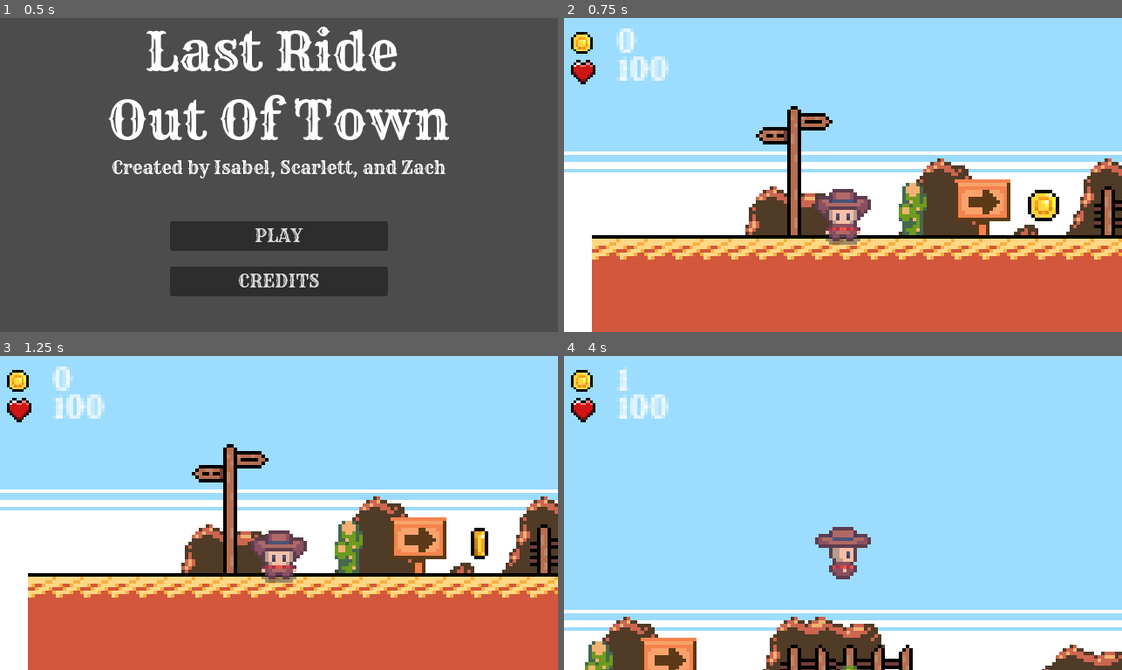
Above: before the commit, frames 1-4 (two rows, left to right).
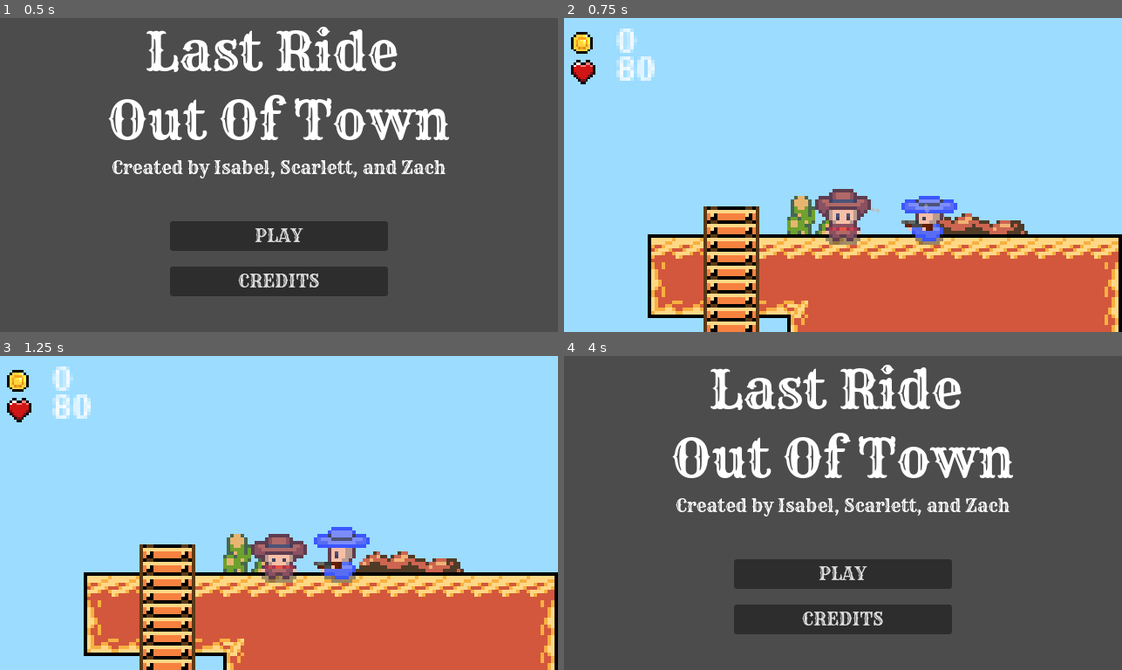
Above: after the commit, the same moments.

Repository: iltusing/hoohacks26
Game: Godot game, scene res://scenes/title.tscn
Same seed, same stepped clock (60 frames per second), same inputs: the game is played once before the commit and once after it. Sound files missing from this copy of the repository are replaced by a short silence.
Inputs:
- Up to frame 1 (0.5 s): no input
- Up to frame 2 (0.75 s): click "PLAY" at 0.5 s
- Up to frame 3 (1.25 s): no input
- Up to frame 4 (4 s): hold D (move_right) 1.28-2.78 s; tap E (interact, bound only after the commit) at 1.35, 2.3, 2.85, 3.6 s; tap W (jump) at 1.52, 2.27, 3.77 s; tap Space (shoot) at 2.1 s; hold A (move_left) 2.78-3.53 s; hold D (move_right) from 3.53 s (still down)

Frame 1 is identical in both runs. In frame 2, 35% of the frame differs, in the area x 0-100%, y 12-100%; in frame 3, 35%; in frame 4, 100%, in the area x 0-100%, y 0-100%.

Commit message:
teleport

Diff:
--- a/wild-west-game/project.godot
+++ b/wild-west-game/project.godot
@@ -54,6 +54,11 @@
 , Object(InputEventKey,"resource_local_to_scene":false,"resource_name":"","device":-1,"window_id":0,"alt_pressed":false …(186 unchanged characters)…
 ]
 }
+interact={
+"deadzone": 0.2,
+"events": [Object(InputEventKey,"resource_local_to_scene":false,"resource_name":"","device":-1,"window_id":0,"alt_pressed":false,"shift_pressed":false,"ctrl_pressed":false,"meta_pressed":false,"pressed":false,"keycode":0,"physical_keycode":69,"key_label":0,"unicode":101,"location":0,"echo":false,"script":null)
+]
+}
 
 [physics]
 
--- /dev/null
+++ b/wild-west-game/scenes/door.tscn
@@ -0,0 +1,11 @@
+[gd_scene format=3 uid="uid://b423y8hdagp21"]
+
+[ext_resource type="Script" uid="uid://cewyvhirnkr4c" path="res://area_2d.gd" id="1_hpvv5"]
+
+[sub_resource type="RectangleShape2D" id="RectangleShape2D_hpvv5"]
+
+[node name="Area2D" type="Area2D" unique_id=1381332138]
+script = ExtResource("1_hpvv5")
+
+[node name="CollisionShape2D" type="CollisionShape2D" parent="." unique_id=71412860]
+shape = SubResource("RectangleShape2D_hpvv5")
--- /dev/null
+++ b/wild-west-game/scenes/exit.gd
@@ -0,0 +1,19 @@
+extends Area2D
+
+@export var target_scene: String = "res://scenes/main.tscn"
+
+var player_in_range = false
+
+func _on_body_entered(body):
+	print("entered:", body.name)
+	if body.is_in_group("player"):
+		print("PLAYER ENTERED")
+		player_in_range = true
+
+func _on_body_exited(body):
+	if body.is_in_group("player"):
+		player_in_range = false
+
+func _process(delta):
+	if player_in_range and Input.is_action_just_pressed("interact"):
+		get_tree().change_scene_to_file(target_scene)
--- a/wild-west-game/scenes/main.tscn
+++ b/wild-west-game/scenes/main.tscn
@@ -14,6 +14,7 @@
 [ext_resource type="Texture2D" uid="uid://6vu80upjw4sy" path="res://assets/heart.png" id="9_choun"]
 [ext_resource type="PackedScene" uid="uid://da48gb4eftwwc" path="res://scenes/coin.tscn" id="11_ya4ey"]
 [ext_resource type="PackedScene" uid="uid://1jg6jc4jkf62" path="res://scenes/enemy.tscn" id="12_eb6dy"]
+[ext_resource type="Script" uid="uid://6ddh60p4rwri" path="res://scenes/saloon_enter.gd" id="15_jkv2x"]
 
 [sub_resource type="TileSetAtlasSource" id="TileSetAtlasSource_jbj1t"]
 texture = ExtResource("1_tbgi4")
@@ -3250,6 +3251,8 @@
 [sub_resource type="RectangleShape2D" id="RectangleShape2D_tipki"]
 size = Vector2(8.111843, 23.573143)
 
+[sub_resource type="RectangleShape2D" id="RectangleShape2D_jkv2x"]
+
 [node name="Test2" type="Node2D" unique_id=1451419808]
 
 [node name="ground" type="TileMapLayer" parent="." unique_id=829599278]
@@ -3277,7 +3280,7 @@
 tile_set = SubResource("TileSet_lpvoh")
 
 [node name="Player" parent="." unique_id=1502754261 groups=["player"] instance=ExtResource("6_tefeu")]
-position = Vector2(0, -6)
+position = Vector2(272, -85)
 collision_layer = 4
 
 [node name="UI" type="MarginContainer" parent="Player" unique_id=179841201]
@@ -3381,4 +3384,14 @@
 [node name="Enemy1" parent="." unique_id=1724629270 instance=ExtResource("12_eb6dy")]
 position = Vector2(303, -80)
 
+[node name="saloonEnter" type="Area2D" parent="." unique_id=699431808]
+position = Vector2(1012, 6)
+collision_mask = 5
+script = ExtResource("15_jkv2x")
+
+[node name="CollisionShape2D" type="CollisionShape2D" parent="saloonEnter" unique_id=863149046]
+shape = SubResource("RectangleShape2D_jkv2x")
+
 [connection signal="body_entered" from="Killzone" to="Enemy1" method="_on_killzone_body_entered"]
+[connection signal="body_entered" from="saloonEnter" to="saloonEnter" method="_on_body_entered"]
+[connection signal="body_exited" from="saloonEnter" to="saloonEnter" method="_on_body_exited"]
--- a/wild-west-game/scenes/saloon.tscn
+++ b/wild-west-game/scenes/saloon.tscn
@@ -6,6 +6,11 @@
 [ext_resource type="Texture2D" uid="uid://bhfq2w3umaww1" path="res://assets/Yeehaw/yeehaw_parallax_layerC_standard.png" id="4_ukq1x"]
 [ext_resource type="Texture2D" uid="uid://cnwehkkqvu1jr" path="res://assets/Yeehaw/yeehaw_parallax_layerB_standard.png" id="5_ov0kk"]
 [ext_resource type="Texture2D" uid="uid://b502txjhxvrwf" path="res://assets/Western-Props-304x256.png" id="6_ic860"]
+[ext_resource type="PackedScene" uid="uid://cf7qgxcbo78ue" path="res://scenes/player.tscn" id="7_picpg"]
+[ext_resource type="Texture2D" uid="uid://xaiy0glusy4q" path="res://assets/coin.png" id="8_3f6uk"]
+[ext_resource type="Script" uid="uid://ys81jlyb4f1x" path="res://scenes/exit.gd" id="8_ukq1x"]
+[ext_resource type="FontFile" uid="uid://b0ttca7j2s5x0" path="res://assets/Fonts/rye.ttf" id="9_2higd"]
+[ext_resource type="Texture2D" uid="uid://6vu80upjw4sy" path="res://assets/heart.png" id="10_to75x"]
 
 [sub_resource type="TileSetAtlasSource" id="TileSetAtlasSource_3f6uk"]
 texture = ExtResource("1_cvmg6")
@@ -3240,9 +3245,73 @@
 sources/4 = SubResource("TileSetAtlasSource_n060j")
 sources/5 = SubResource("TileSetAtlasSource_ebwak")
 
+[sub_resource type="RectangleShape2D" id="RectangleShape2D_ov0kk"]
+
 [node name="saloon" type="Node2D" unique_id=1911099443]
 
 [node name="background" type="TileMapLayer" parent="." unique_id=1054487]
 z_index = -1
 tile_map_data = PackedByteArray("AAD0//r/AQAAAAAAAAD0//v/AQAAAAEAAAD0//z/AQAAAAIAAAD0//3/AQAAAAMAAAD0//7/AQAAAAQAAAD0// …(24880 unchanged characters)…
 tile_set = SubResource("TileSet_j0xe4")
+
+[node name="DoorSpawn" type="Marker2D" parent="." unique_id=1458879856]
+position = Vector2(-83, 5)
+
+[node name="Player" parent="." unique_id=1502754261 groups=["player"] instance=ExtResource("7_picpg")]
+position = Vector2(-84, 9)
+
+[node name="UI" type="MarginContainer" parent="Player" unique_id=716373165]
+anchors_preset = 15
+anchor_right = 1.0
+anchor_bottom = 1.0
+offset_left = -80.0
+offset_top = -55.0
+offset_right = 80.0
+offset_bottom = 35.0
+grow_horizontal = 2
+grow_vertical = 2
+
+[node name="VBoxContainer" type="VBoxContainer" parent="Player/UI" unique_id=43784488]
+layout_mode = 2
+theme_override_constants/separation = -3
+
+[node name="HBoxContainer" type="HBoxContainer" parent="Player/UI/VBoxContainer" unique_id=1925897985]
+layout_mode = 2
+
+[node name="coin_texture" type="TextureRect" parent="Player/UI/VBoxContainer/HBoxContainer" unique_id=1932355992]
+layout_mode = 2
+texture = ExtResource("8_3f6uk")
+expand_mode = 2
+
+[node name="COINS" type="Label" parent="Player/UI/VBoxContainer/HBoxContainer" unique_id=488984794]
+unique_name_in_owner = true
+layout_mode = 2
+theme_override_fonts/font = ExtResource("9_2higd")
+theme_override_font_sizes/font_size = 8
+text = "0"
+
+[node name="HBoxContainer2" type="HBoxContainer" parent="Player/UI/VBoxContainer" unique_id=1030344777]
+layout_mode = 2
+
+[node name="heart_texture" type="TextureRect" parent="Player/UI/VBoxContainer/HBoxContainer2" unique_id=1383048589]
+layout_mode = 2
+texture = ExtResource("10_to75x")
+expand_mode = 2
+
+[node name="HEALTH" type="Label" parent="Player/UI/VBoxContainer/HBoxContainer2" unique_id=968047336]
+unique_name_in_owner = true
+layout_mode = 2
+theme_override_fonts/font = ExtResource("9_2higd")
+theme_override_font_sizes/font_size = 8
+text = "100"
+
+[node name="exit" type="Area2D" parent="." unique_id=1936292907]
+collision_layer = 5
+script = ExtResource("8_ukq1x")
+
+[node name="CollisionShape2D" type="CollisionShape2D" parent="exit" unique_id=955325745]
+position = Vector2(-84, 6)
+shape = SubResource("RectangleShape2D_ov0kk")
+
+[connection signal="body_entered" from="exit" to="exit" method="_on_body_entered"]
+[connection signal="body_exited" from="exit" to="exit" method="_on_body_exited"]
--- /dev/null
+++ b/wild-west-game/scenes/saloon_enter.gd
@@ -0,0 +1,19 @@
+extends Area2D
+
+@export var target_scene: String = "res://scenes/saloon.tscn"
+
+var player_in_range = false
+
+func _on_body_entered(body):
+	print("entered:", body.name)
+	if body.is_in_group("player"):
+		print("PLAYER ENTERED")
+		player_in_range = true
+
+func _on_body_exited(body):
+	if body.is_in_group("player"):
+		player_in_range = false
+
+func _process(delta):
+	if player_in_range and Input.is_action_just_pressed("interact"):
+		get_tree().change_scene_to_file(target_scene)
Not shown, added: wild-west-game/scenes/exit.gd.uid
Not shown, added: wild-west-game/scenes/saloon_enter.gd.uid
